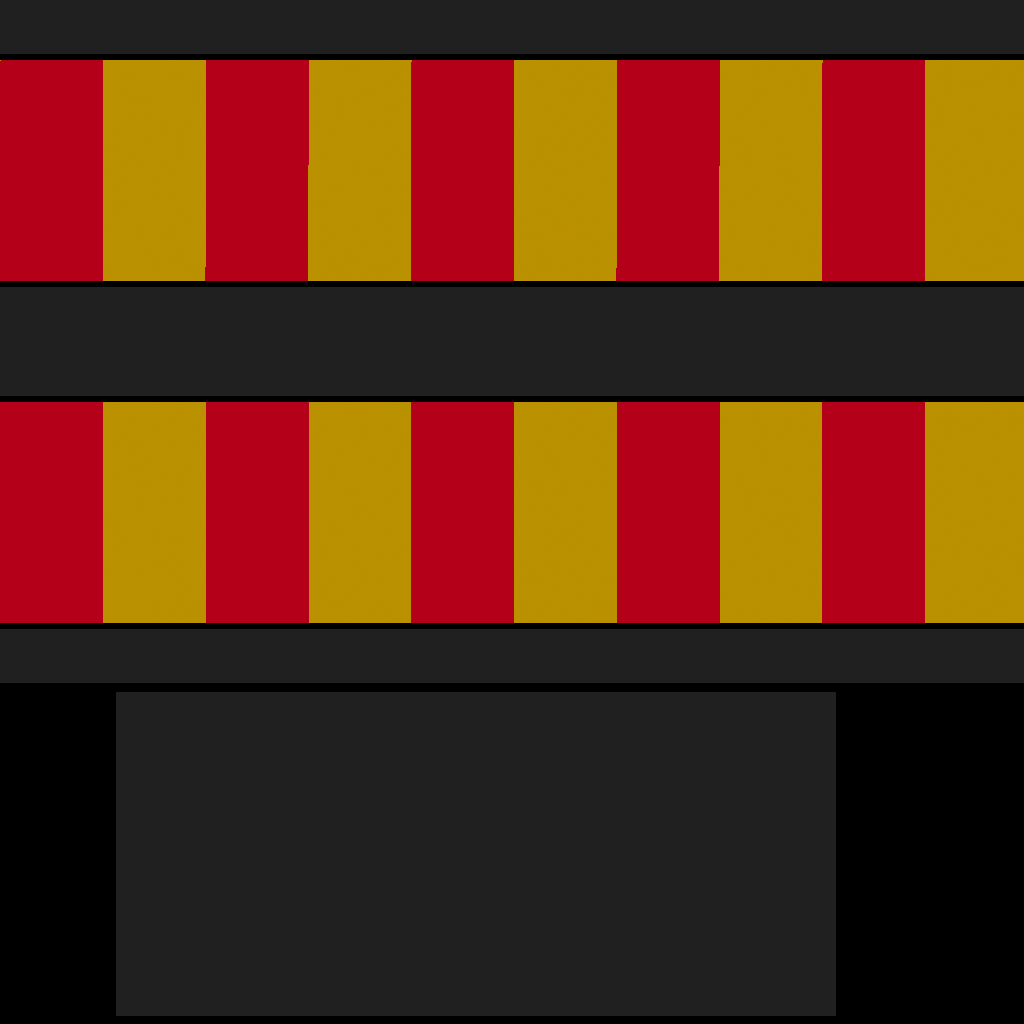
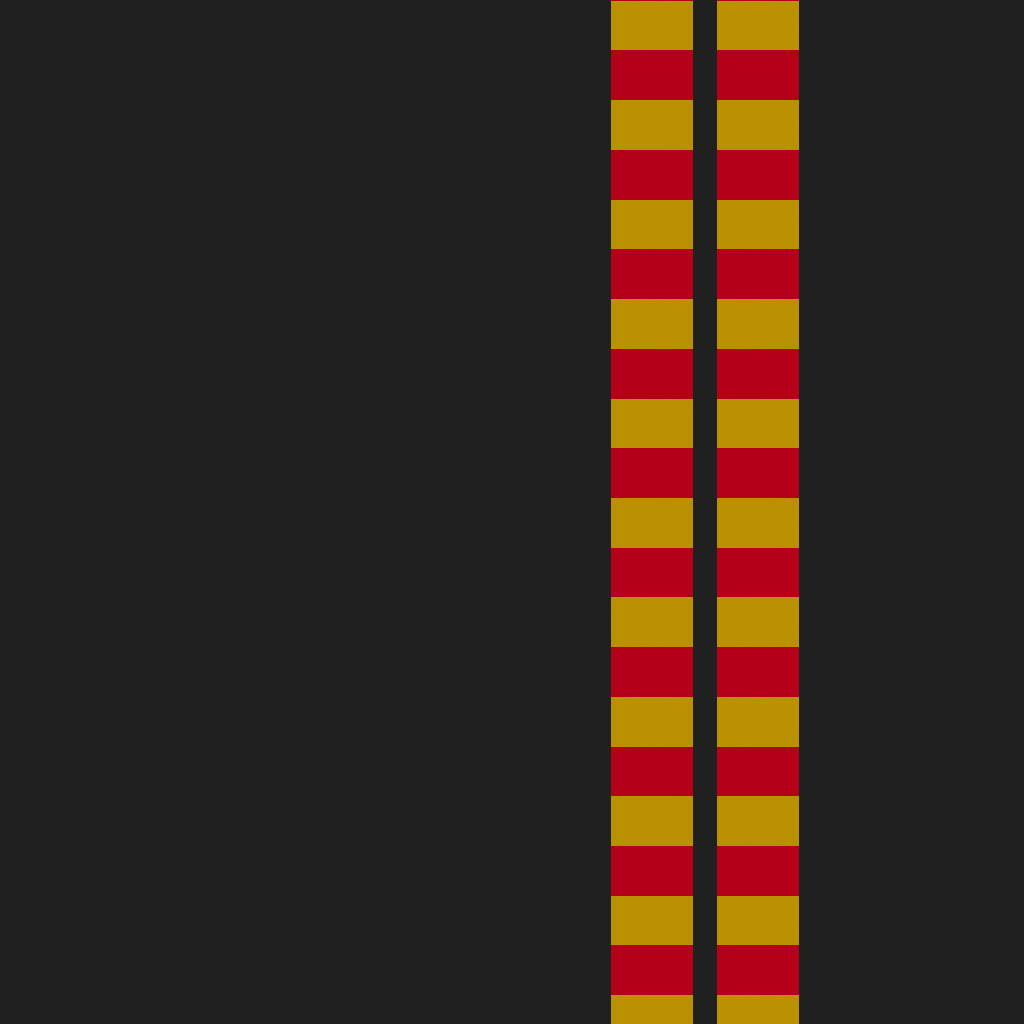
Two versions of the same layered image (1024 × 1024). Layer-by-layer changes:
painted on "125_decoupler.png" over [0, 0, 1024, 1024]
